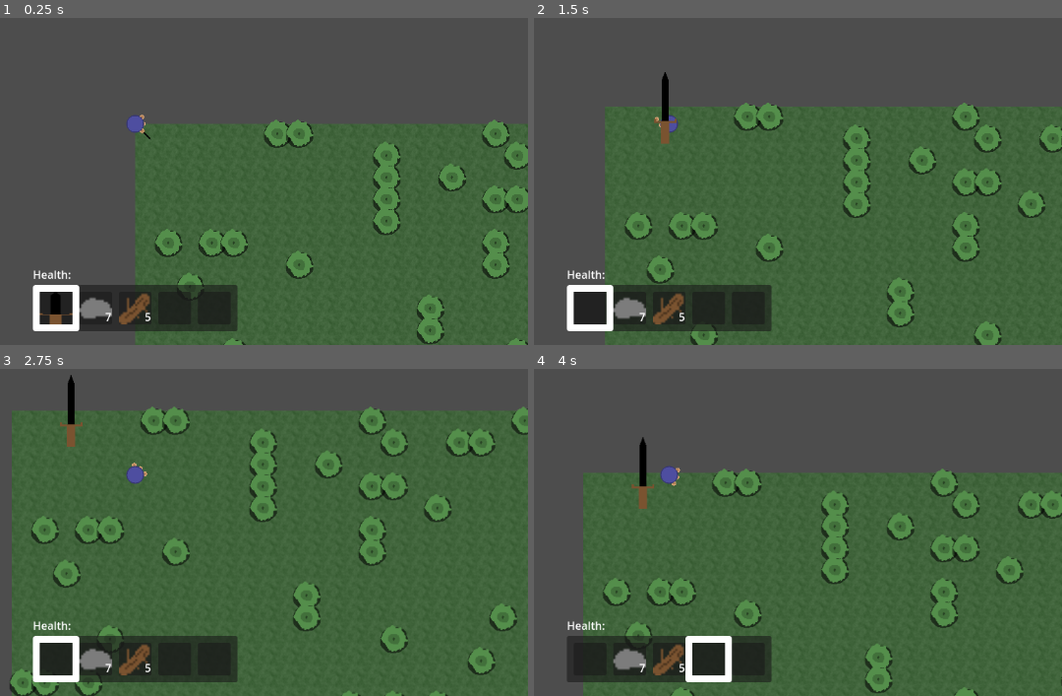
Above: before the commit, frames 1-4 (two rows, left to right).
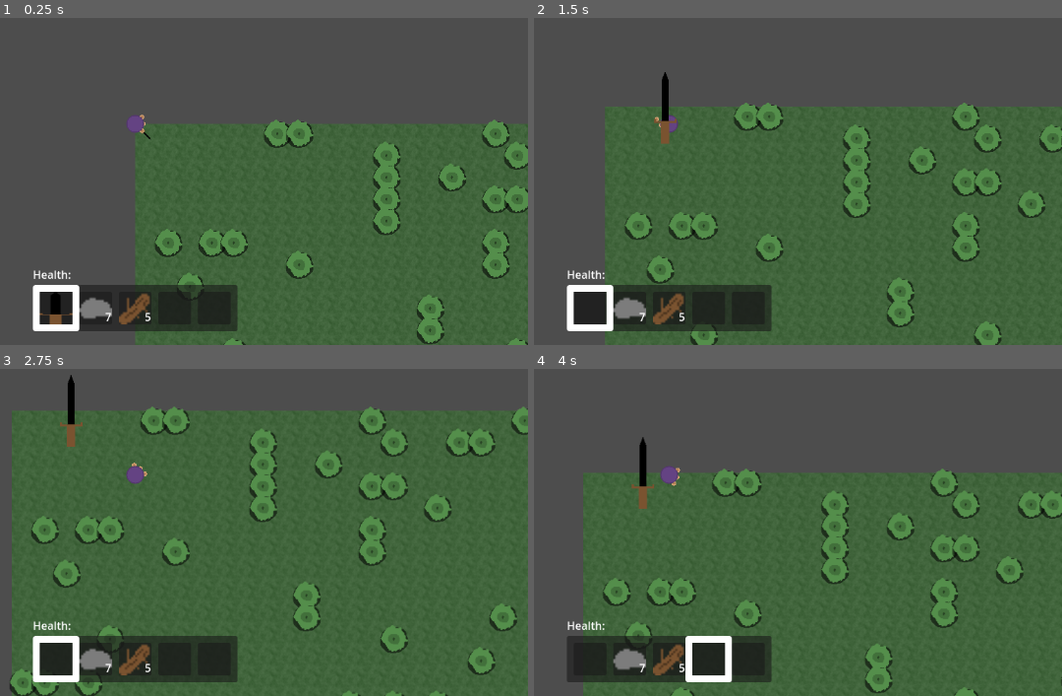
Above: after the commit, the same moments.

Repository: artmouse155/lets_survive
Game: Godot game, scene res://Scenes/WorldTest.tscn
Same seed, same stepped clock (60 frames per second), same inputs: the game is played once before the commit and once after it.
Inputs (mouse positions are in pixels of both pictures, inside the frame that each line leads up to):
- Up to frame 1 (0.25 s): no input
- Up to frame 2 (1.5 s): tap Enter at 0.5 s; press the mouse at (671, 122) at 0.53 s; hold D (right) 0.53-1.28 s; move the mouse to (outside the picture) at 1.27 s; release the mouse at (outside the picture) at 1.28 s; hold S (down) from 1.28 s (still down); tap X (drop) at 1.35 s
- Up to frame 3 (2.75 s): move the mouse to (211, 378) at 2.02 s; release S (down) at 2.03 s; hold D (right) from 2.03 s (still down); tap 1 (select_0) at 2.1 s
- Up to frame 4 (4 s): move the mouse to (629, 561) at 2.77 s; release D (right) at 2.78 s; hold W (up) 2.78-3.53 s; tap 2 (select_1) at 2.85 s; click (629, 561) at 2.92 s; move the mouse to (903, 542) at 3.52 s; hold A (left) from 3.53 s (still down); tap 3 (select_3) at 3.6 s

The runs differ from the first frame. In frame 1, 0.1% of the frame differs, in the area x 24-28%, y 29-35%; in frame 2, less than 0.1%; in frame 3, 0.1%; in frame 4, 0.1%.

Commit message:
✨(player) Added custom color functionality

Diff:
--- a/Scenes/EntityModel/PersonEntity.tscn
+++ b/Scenes/EntityModel/PersonEntity.tscn
@@ -1,8 +1,8 @@
 [gd_scene load_steps=26 format=3 uid="uid://b2501naobgh8n"]
 
 [ext_resource type="Script" uid="uid://bqvhs7u5b5bxs" path="res://Scripts/EntityModel/person_entity.gd" id="1_vm3h2"]
-[ext_resource type="Texture2D" uid="uid://4oiecskv1ol2" path="res://Resources/Textures/Terrain/dude.png" id="2_ckagm"]
-[ext_resource type="Texture2D" uid="uid://b5ri0e6agp7r4" path="res://Resources/Textures/Terrain/hand.png" id="3_uq0ln"]
+[ext_resource type="Texture2D" uid="uid://bjsy02kxx1nu5" path="res://Resources/Textures/People/hat_white.png" id="2_ckagm"]
+[ext_resource type="Texture2D" uid="uid://b5ri0e6agp7r4" path="res://Resources/Textures/People/skin.png" id="3_uq0ln"]
 [ext_resource type="Texture2D" uid="uid://vdpl0cs1odtg" path="res://Resources/Textures/Terrain/cool_sword.png" id="4_br0ts"]
 [ext_resource type="PackedScene" uid="uid://djrh6t2ximylw" path="res://Scenes/melee_radius.tscn" id="5_nmbym"]
 
@@ -269,7 +269,6 @@
 [node name="Body" type="Sprite2D" parent="."]
 scale = Vector2(0.2, 0.2)
 texture = ExtResource("2_ckagm")
-offset = Vector2(16, 0)
 
 [node name="ArmR" type="Node2D" parent="Body"]
 show_behind_parent = true
@@ -296,6 +295,11 @@
 show_behind_parent = true
 position = Vector2(72, 0)
 scale = Vector2(0.9999998, 0.9999998)
+texture = ExtResource("3_uq0ln")
+
+[node name="Nose" type="Sprite2D" parent="Body"]
+show_behind_parent = true
+position = Vector2(60, 0)
 texture = ExtResource("3_uq0ln")
 
 [node name="AnimationTree" type="AnimationTree" parent="."]
--- a/Scenes/EntityModel/PlayerEntity.tscn
+++ b/Scenes/EntityModel/PlayerEntity.tscn
@@ -20,6 +20,7 @@
 item_quantity = 5
 metadata/_custom_type_script = "uid://c4r1h1lajnqwo"
 
-[node name="PlayerEntity" instance=ExtResource("1_pdhha")]
+[node name="PlayerEntity" node_paths=PackedStringArray("body") instance=ExtResource("1_pdhha")]
 script = ExtResource("1_wqpke")
+body = NodePath("Body")
 _inventory = Array[ExtResource("3_vitn1")]([SubResource("Resource_fi5qx"), SubResource("Resource_1jwu2"), SubResource("Resource_xeb8m")])
--- a/Scripts/EntityModel/person_entity.gd
+++ b/Scripts/EntityModel/person_entity.gd
@@ -1,6 +1,6 @@
 class_name PersonEntity extends BrainEntity
 
-const INVENTORY_SIZE : int = 5
+const INVENTORY_SIZE : int = 10
 const HOTBAR_SIZE : int = 5
 
 signal inventory_updated(inventory : Array[Item])
--- a/Scripts/EntityModel/player_entity.gd
+++ b/Scripts/EntityModel/player_entity.gd
@@ -1,4 +1,6 @@
 class_name PlayerEntity extends PersonEntity
+
+@export var body : Sprite2D
 
 signal player_inventory_updated(inventory : Array[Item], floating_item : Item)
 
@@ -105,4 +107,4 @@
 			pass
 
 func set_color(color : Color):
-	pass
+	body.self_modulate = color
Renamed: Resources/Textures/Terrain/dude.png -> Resources/Textures/People/dude.png
Not shown, added: Resources/Textures/People/dude.png.import
Renamed: Resources/Textures/Terrain/hat.png -> Resources/Textures/People/hat.png
Not shown, changed: Resources/Textures/People/hat.png.import
Binary file added: Resources/Textures/People/hat_white.png
Not shown, changed: Resources/Textures/People/hat_white.png.import
Renamed: Resources/Textures/Terrain/hand.png -> Resources/Textures/People/skin.png
Not shown, changed: Resources/Textures/People/skin.png.import
